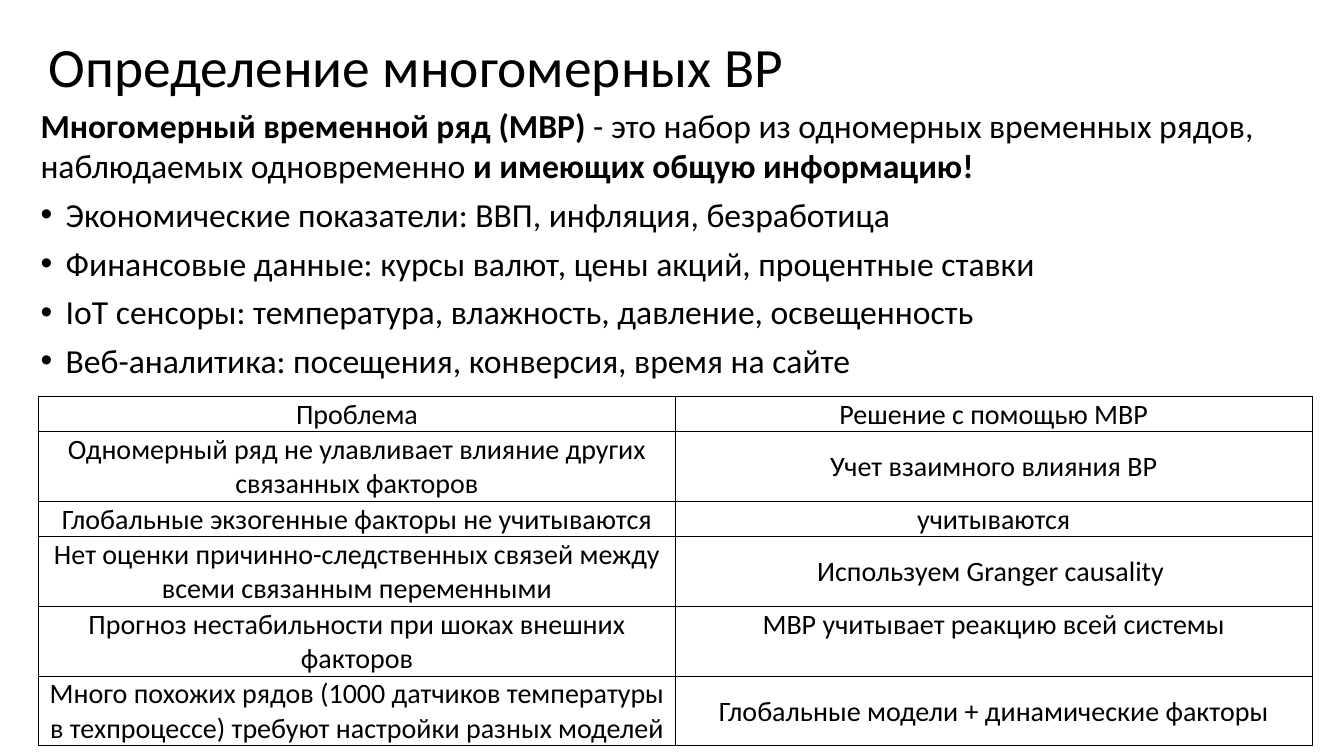
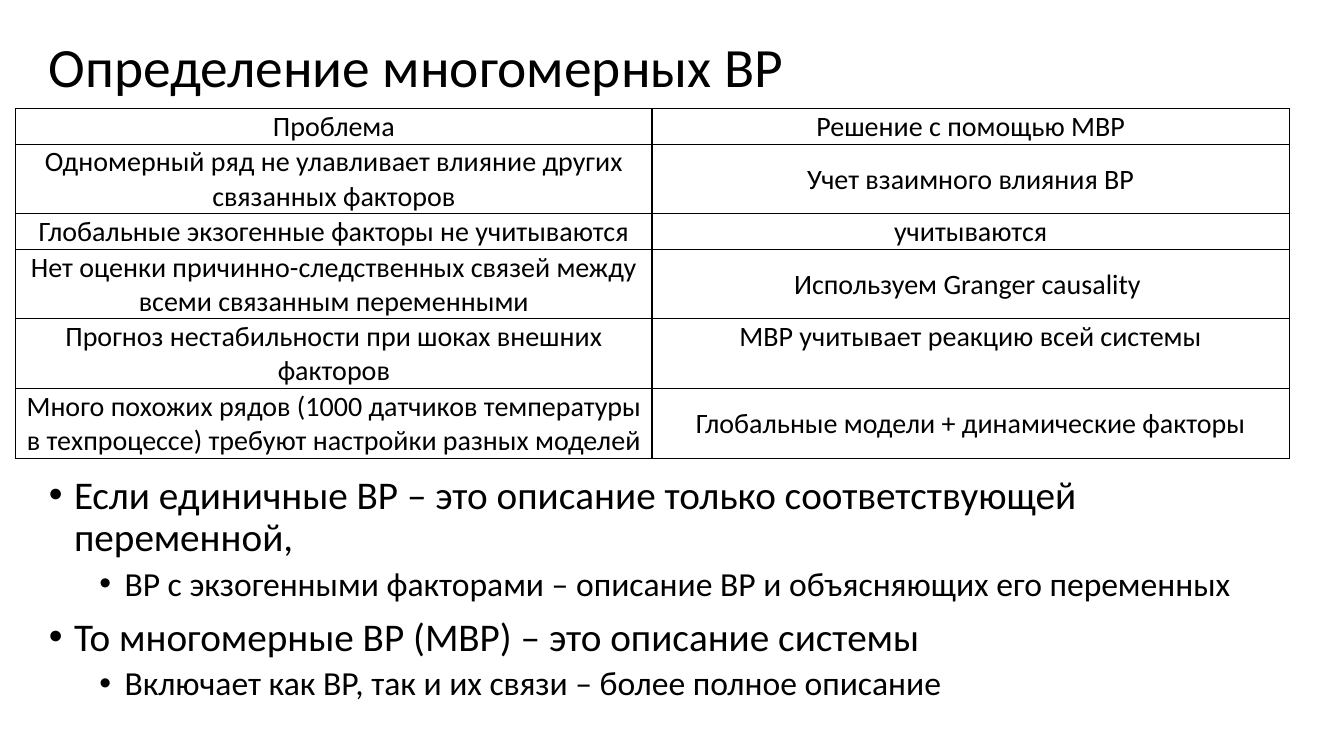
Before and after one commit to MVRonkin/TimeSeriesCourse, a slide deck: slide 4 of 2025/LEC/06-1 многомерные ВР.pptx (slide 3 before the commit). Drawn at 1344x756 pixels with LibreOffice and Linux fonts; fonts in the diff are those of the drawing. Boxes give left, top, right and bottom in pixels: in the first picture for what was removed or moved away, otherwise in the second. Text is boxed around its words. In the diff, an @@ line names an element or a change of style, - is before the commit and + after.

```diff
--- a/2025/LEC/06-1 многомерные ВР.pptx
+++ b/2025/LEC/06-1 многомерные ВР.pptx
@@ table: place and size @@
-table at [39,396,1313,747]
+table at [16,109,1290,459]
@@ text removed at [41,113,1253,379] @@
-Многомерный временной ряд (МВР) - это набор из одномерных временных рядов, наблюдаемых одновременно и имеющих общую информацию!
-• Экономические показатели: ВВП, инфляция, безработица
-• Финансовые данные: курсы валют, цены акций, процентные ставки
-• IoT сенсоры: температура, влажность, давление, освещенность
-• Веб-аналитика: посещения, конверсия, время на сайте
@@ text added at [74,482,1231,699], 24 pt, text #000000 @@
+• Если единичные ВР – это описание только соответствующей переменной,
+  • ВР с экзогенными факторами – описание ВР и объясняющих его переменных
+• То многомерные ВР (МВР) – это описание системы
+  • Включает как ВР, так и их связи – более полное описание
```
Also in this commit, not shown: 4 other slides changed, 4 slides added.
